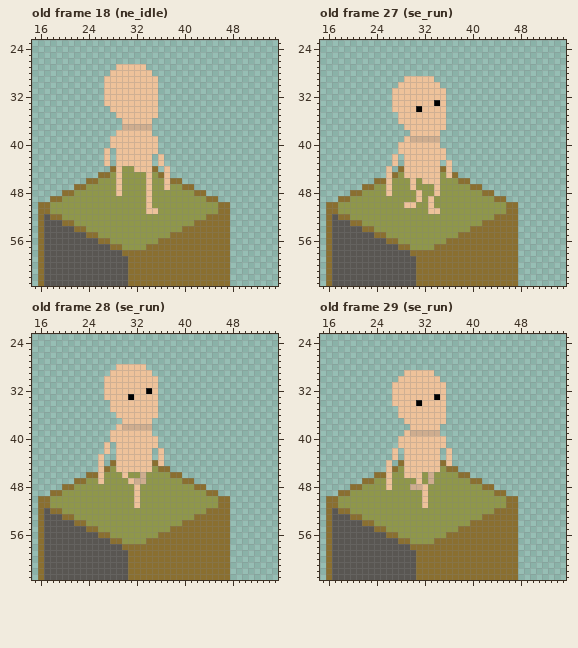
Two states of a pixel-art file, Assets/Sprites/Player/Pimple Sete.aseprite. Above: the version before the commit.
64x64 pixels, 40 frames. Colours within 5 levels of each other are drawn and written as one. Shown: old frame 18 (ne_idle): x 15..55, y 23..63; old frame 27 (se_run): x 15..55, y 23..63; old frame 28 (se_run): x 15..55, y 23..63; old frame 29 (se_run): x 15..55, y 23..63. The commit also changed other frames, which this record leaves out.
And afterwards:
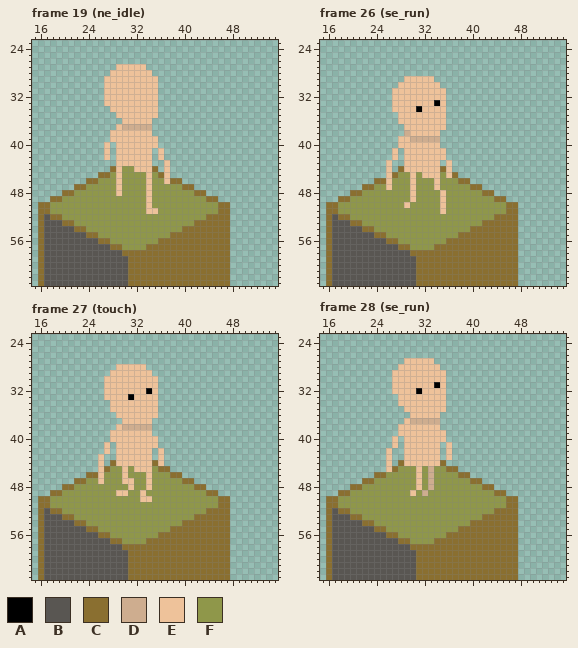
Palette (. is transparent): A #000000  B #595652  C #8a6f30  D #cead8f  E #eec29a  F #8f974a
The exact change:
frames 40 -> 50
Changed rows in their new state; - is an unchanged pixel.
Frame 19 (ne_idle) against old frame 18 (ne_idle), layer "Body":
first column x 27:
37 --E--------
38 -E---------
40 E.---------
41 --------.E-
43 .--------.E
first column x 37:
47 F
Frame 26 (se_run) against old frame 27 (se_run), layer "Body":
first column x 26:
38 ---D------
39 --E-------
41 -E.-------
43 E.--------
45 ---F-F----
46 ------FF--
48 F---EF--FE
49 ----EF-F-E
50 ----F--F-E
51 -------FFE
Frame 27 (touch) against old frame 28 (se_run), layer "Body":
first column x 29:
45 F-F---
46 ----FE
47 -E-FFE
48 --EF-E
49 EE-FE-
50 ---FEE
51 ---F--
Frame 28 (se_run) against old frame 29 (se_run), layers "Head", "Body":
first column x 26:
27 ---EEEEE---
28 --EEEEEEE--
29 -EE-----EE-
30 -E-------E-
31 --------A--
32 -----A-----
33 -.------E--
34 -.---E-----
35 --.--------
36 --..-----.-
37 ----DDDDD.-
38 --EE-------
39 --E-EEEEEE-
40 -E.--------
41 -E.------.E
42 E.---------
43 E.---------
44 ----------.
45 ---FF-FDF--
46 F--FF------
47 F----------
48 F---FEFD---
49 ----E-D----
50 ------F----
51 ------F----
Where, in picture pixels (left, top, right, bottom), the same in both pictures:
changed: (104, 124, 122, 166)
changed: (152, 148, 170, 166)
changed: (164, 184, 170, 190)
changed: (386, 130, 446, 214)
changed: (116, 466, 152, 508)
changed: (386, 358, 452, 508)
